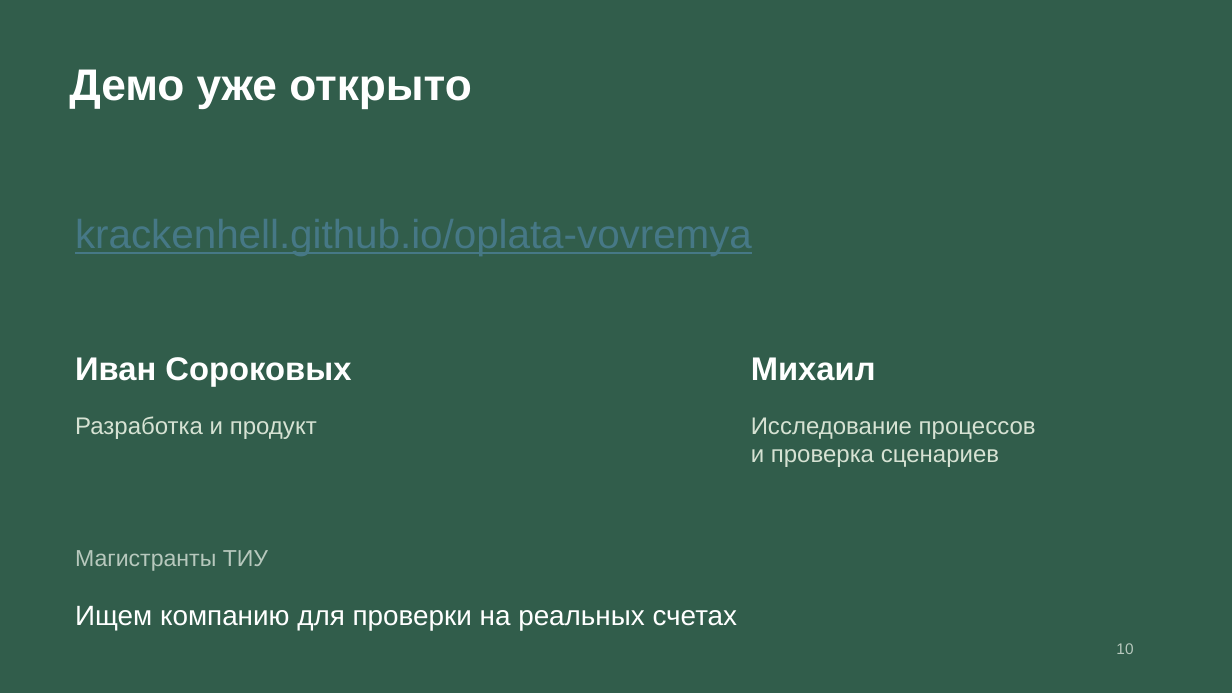
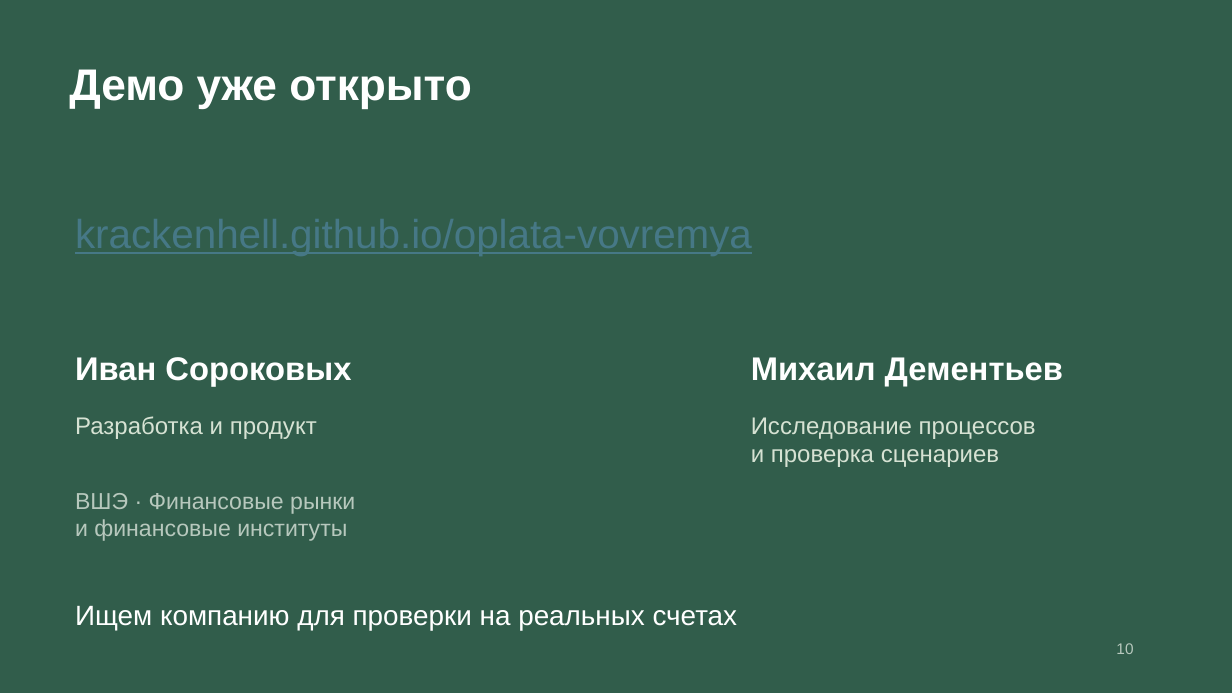
Before and after one commit to Krackenhell/oplata-vovremya, a slide deck: slide 10 of presentation.pptx. Drawn at 1232x693 pixels with LibreOffice and Linux fonts; fonts in the diff are those of the drawing. Boxes give left, top, right and bottom in pixels: in the first picture for what was removed or moved away, otherwise in the second. Text is boxed around its words. In the diff, an @@ line names an element or a change of style, - is before the commit and + after.

```diff
--- a/presentation.pptx
+++ b/presentation.pptx
@@ text at bbox=[751, 357, 1063, 387]: text changed @@
-Михаил
+Михаил Дементьев
@@ text added at bbox=[75, 493, 355, 541], 18 pt, text #B7C8BD @@
+ВШЭ · Финансовые рынки
+и финансовые институты
@@ text removed at bbox=[75, 550, 268, 571] @@
-Магистранты ТИУ
```
Also in this commit, not shown: 2 other files.
